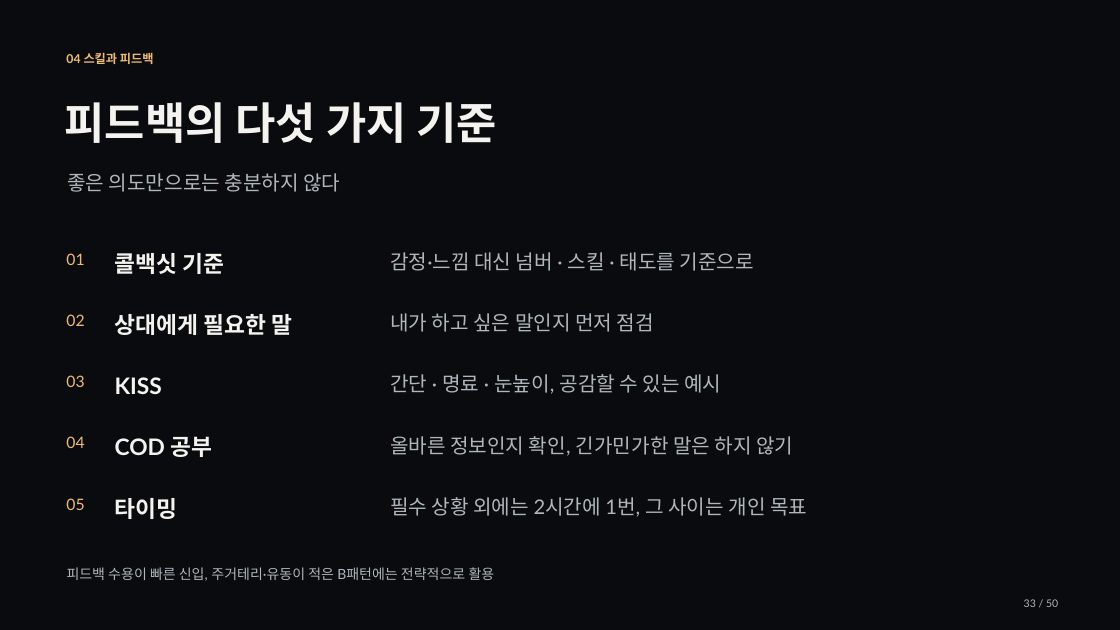
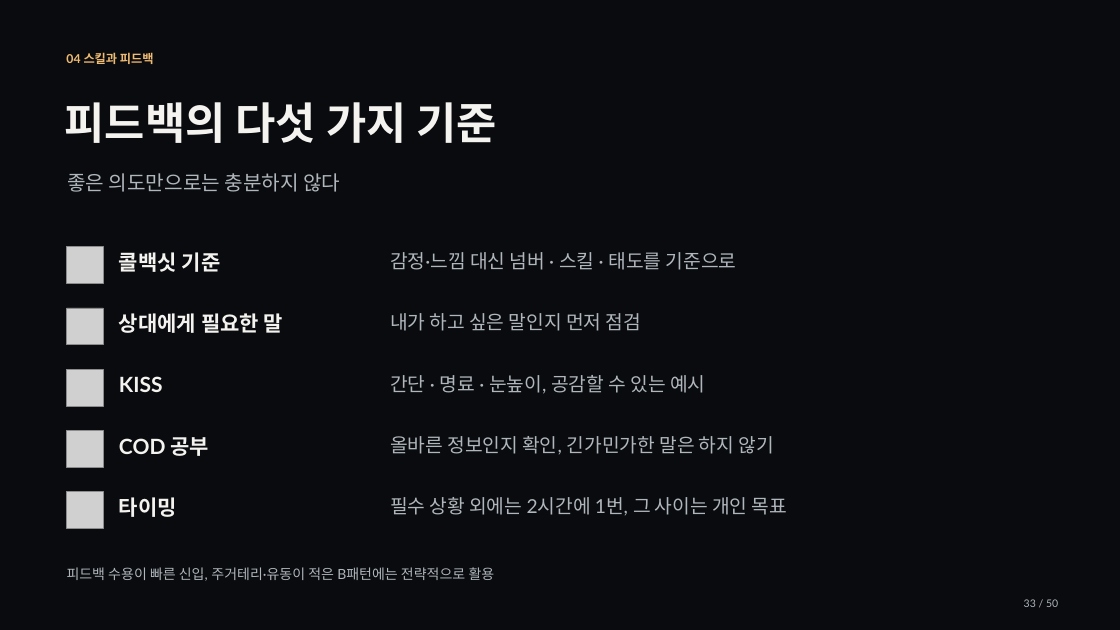
Before and after one commit to jaeyoung5178-bot/Presence, a slide deck: slide 33 of education/training/signature/training-signature.pptx. Drawn at 1120x630 pixels with LibreOffice and Linux fonts; fonts in the diff are those of the drawing; grey boxes stand for pictures. Boxes give left, top, right and bottom in pixels: in the first picture for what was removed or moved away, otherwise in the second. Text is boxed around its words. In the diff, an @@ line names an element or a change of style, - is before the commit and + after.

```diff
--- a/education/training/signature/training-signature.pptx
+++ b/education/training/signature/training-signature.pptx
@@ text removed at bbox=[66, 253, 84, 265] @@
-01
@@ picture added at bbox=[66, 247, 103, 284] @@
@@ text removed at bbox=[66, 314, 84, 326] @@
-02
@@ picture added at bbox=[66, 308, 103, 345] @@
@@ text removed at bbox=[66, 375, 84, 387] @@
-03
@@ picture added at bbox=[66, 370, 103, 407] @@
@@ text removed at bbox=[66, 436, 84, 448] @@
-04
@@ picture added at bbox=[66, 430, 103, 467] @@
@@ text removed at bbox=[66, 498, 84, 510] @@
-05
@@ picture added at bbox=[66, 492, 103, 528] @@
@@ size 19.5 to 18 pt in 5 elements at bbox=[119, 252, 221, 272], bbox=[119, 313, 283, 333], bbox=[119, 376, 163, 392], bbox=[119, 437, 210, 456], bbox=[119, 497, 177, 517] @@
@@ size 17.2 to 16.5 pt in 5 elements at bbox=[390, 252, 737, 270], bbox=[390, 313, 641, 331], bbox=[390, 375, 705, 394], bbox=[390, 436, 774, 454], bbox=[390, 497, 787, 515] @@
```
Also in this commit, not shown: 24 other slides changed, 34 other files.
